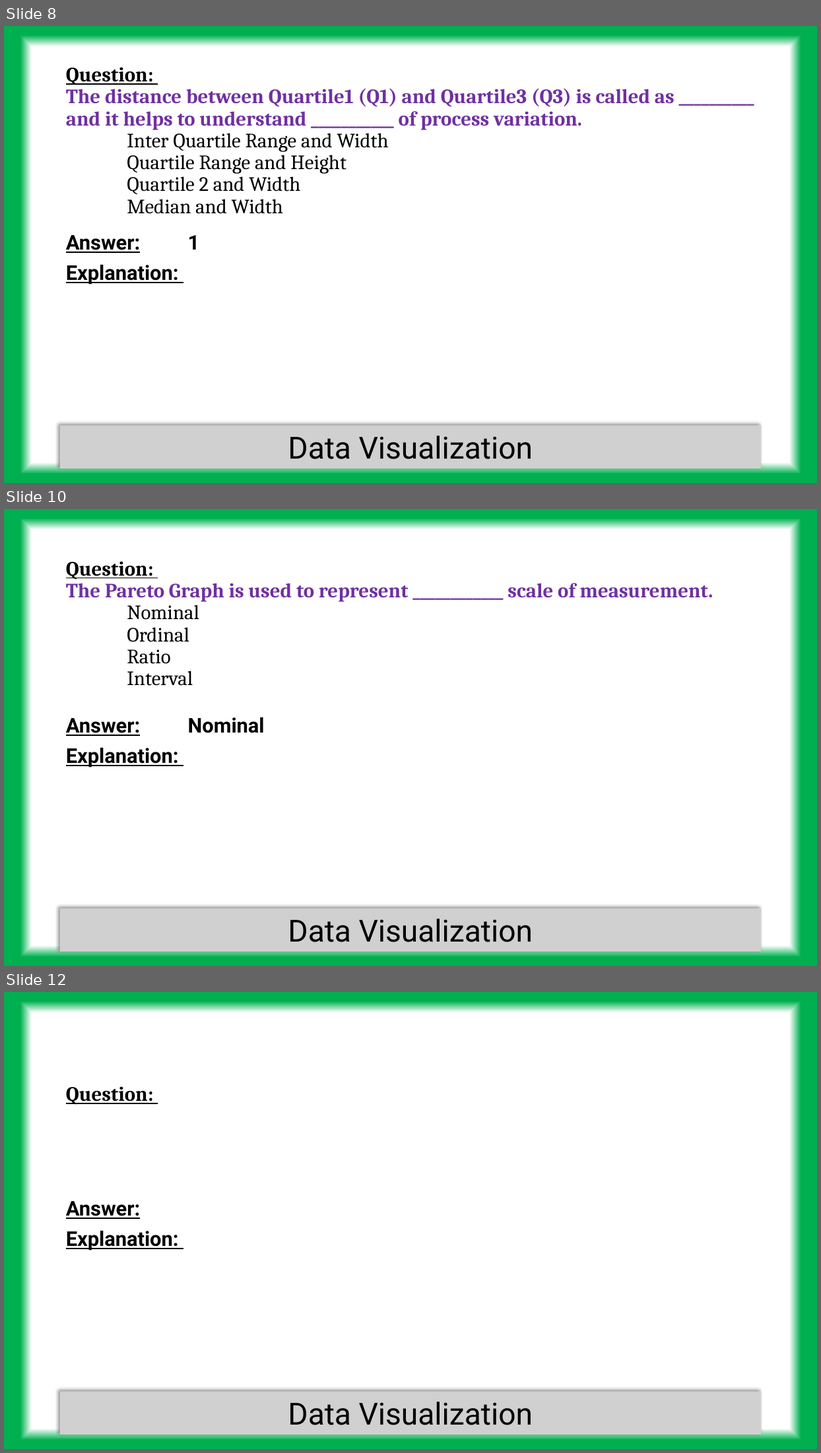
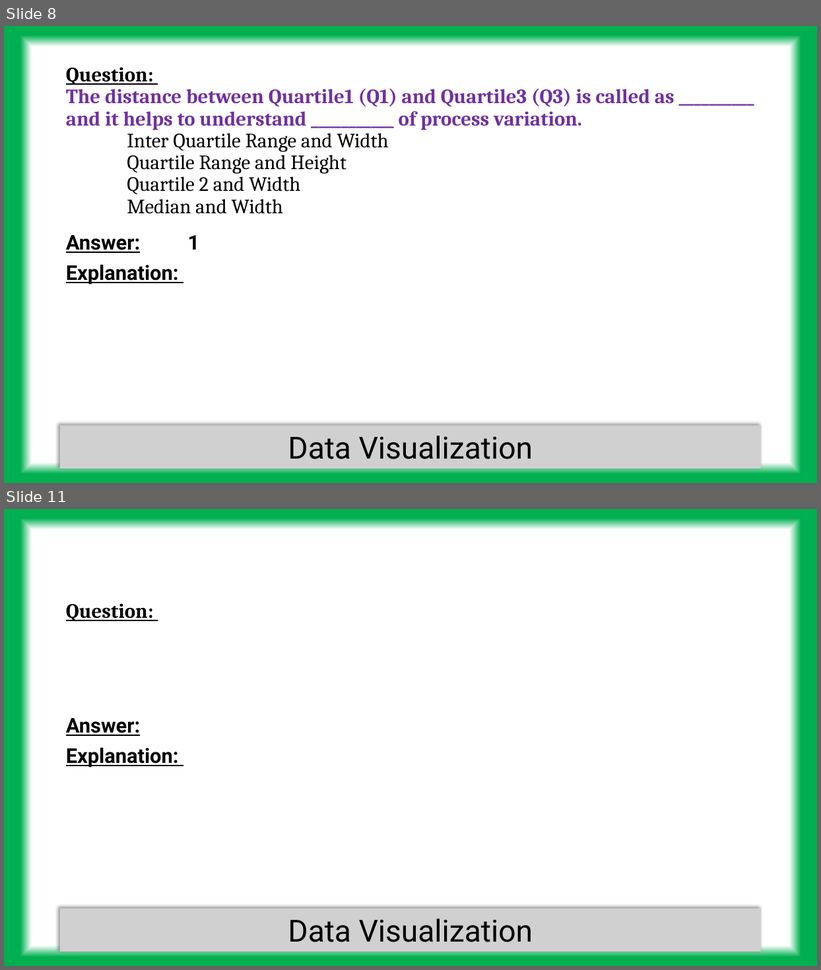
Before and after one commit to tanmoyie/Quality-Control, a slide deck: SSYB,SSGB Six Sigma Yellow Belt or Six Sigma Green Belt/SSGB questions and answers with explanation (SSYB as well).pptx. Shown one above the other, each under a label of ours: slides 8, 10 and 12 before the commit, slides 8 and 11 after it; the slides between them are not shown. The pictures are 821x1453 and 821x970 pixels, drawn with LibreOffice and Linux fonts; fonts in the diff are those of the drawing; grey boxes stand for pictures. Boxes give left, top, right and bottom in pixels: in the first picture for what was removed or moved away, otherwise in the second. Text is boxed around its words. In the diff, an @@ line names an element or a change of style, - is before the commit and + after.

```diff
--- a/SSYB,SSGB Six Sigma Yellow Belt or Six Sigma Green Belt/SSGB questions and answers with explanation (SSYB as well).pptx
+++ b/SSYB,SSGB Six Sigma Yellow Belt or Six Sigma Green Belt/SSGB questions and answers with explanation (SSYB as well).pptx
@@ slide 10 removed at (x1=4, y1=509, x2=817, y2=966), background gradient #FFFFFF to #00B050 @@
@@ title removed at (x1=66, y1=561, x2=714, y2=686) @@
-Question:
-The Pareto Graph is used to represent ____________ scale of measurement.
-Nominal
-Ordinal
-Ratio
-Interval
@@ text removed at (x1=66, y1=718, x2=265, y2=768) @@
-Answer: Nominal
-Explanation:
@@ picture removed at (x1=60, y1=908, x2=762, y2=952) @@
-Data Visualization
@@ what was slide 12 is now slide 11 @@
```
Also in this commit, not shown: 9 slides changed, 2 other files.
